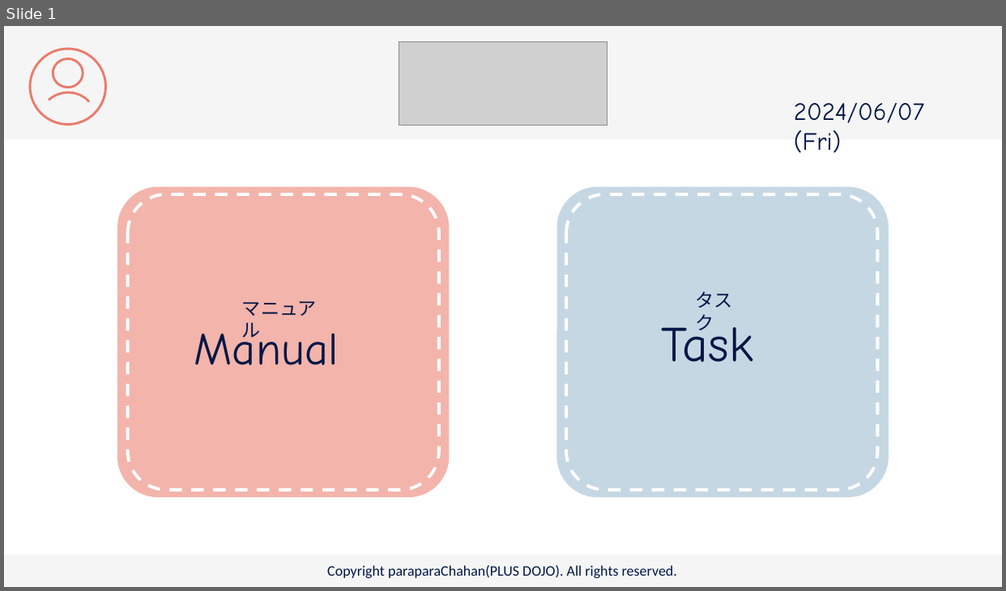
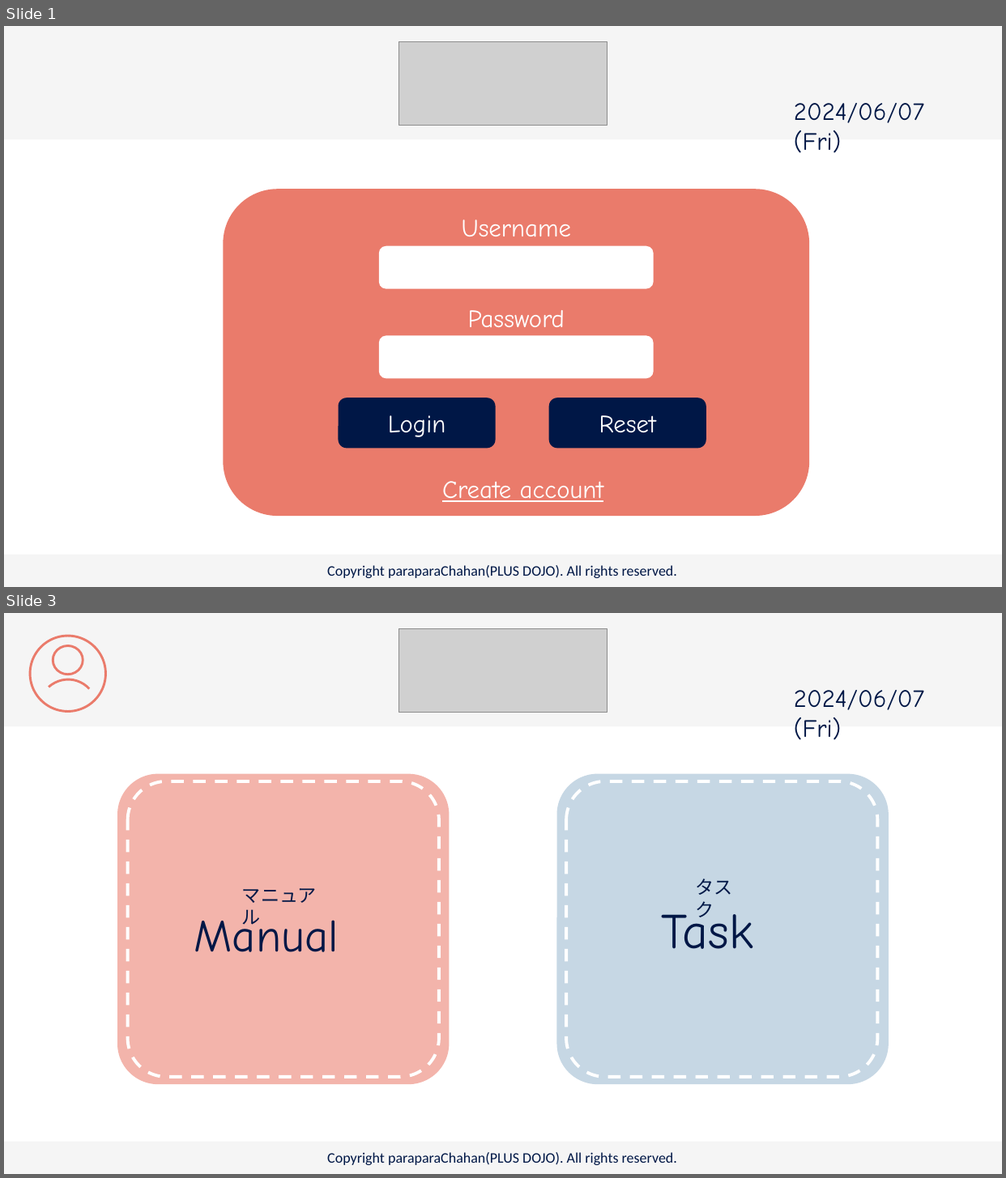
Before and after one commit to plusdojo2024/C2, a slide deck: doc/13_外部設計/famiLink 画面デザイン.pptx. Shown one above the other, each under a label of ours: slide 1 before the commit, slides 1 and 3 after it; the slides between them are not shown. The pictures are 1006x591 and 1006x1178 pixels, drawn with LibreOffice and Linux fonts; fonts in the diff are those of the drawing; grey boxes stand for pictures. Boxes give left, top, right and bottom in pixels: in the first picture for what was removed or moved away, otherwise in the second. Text is boxed around its words. In the diff, an @@ line names an element or a change of style, - is before the commit and + after.

```diff
--- a/doc/13_外部設計/famiLink 画面デザイン.pptx
+++ b/doc/13_外部設計/famiLink 画面デザイン.pptx
@@ slide 1 added at [4, 26, 1002, 587], background #FFFFFF @@
@@ rectangle added at [4, 26, 1002, 139], fill #F5F5F5 @@
@@ picture added at [399, 42, 607, 126] @@
@@ text added at [794, 103, 924, 153], 24 pt, text #001746 @@
+2024/06/07 (Fri)
@@ rounded rectangle added at [224, 189, 809, 516], fill #EA7B6B @@
@@ text added at [462, 220, 572, 237], 24 pt, text #FFFFFF @@
+Username
@@ rounded rectangle added at [379, 246, 654, 288], fill #FFFFFF @@
@@ text added at [468, 310, 565, 327], 24 pt, text #FFFFFF @@
+Password
@@ rounded rectangle added at [379, 336, 654, 378], fill #FFFFFF @@
@@ rounded rectangle added at [338, 398, 495, 448], fill #001746, 24 pt, text #FFFFFF @@
+Login
@@ rounded rectangle added at [549, 398, 706, 448], fill #001746, 24 pt, text #FFFFFF @@
+Reset
@@ text added at [442, 481, 603, 502], 24 pt, text #FFFFFF, underline @@
+Create account
@@ rectangle added at [4, 555, 1002, 587], fill #F5F5F5 @@
@@ text added at [327, 565, 677, 578], 14 pt, text #001746 @@
+Copyright paraparaChahan(PLUS DOJO). All rights reserved.
@@ what was slide 1 is now slide 3 @@
```
Also in this commit, not shown: 1 other slide added.
